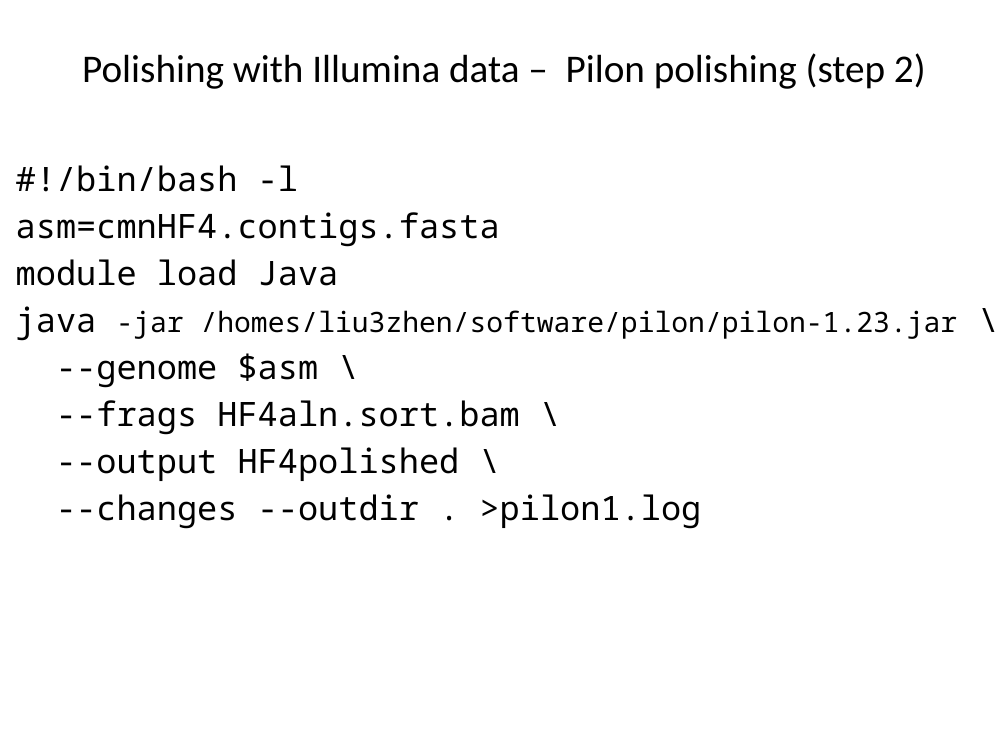
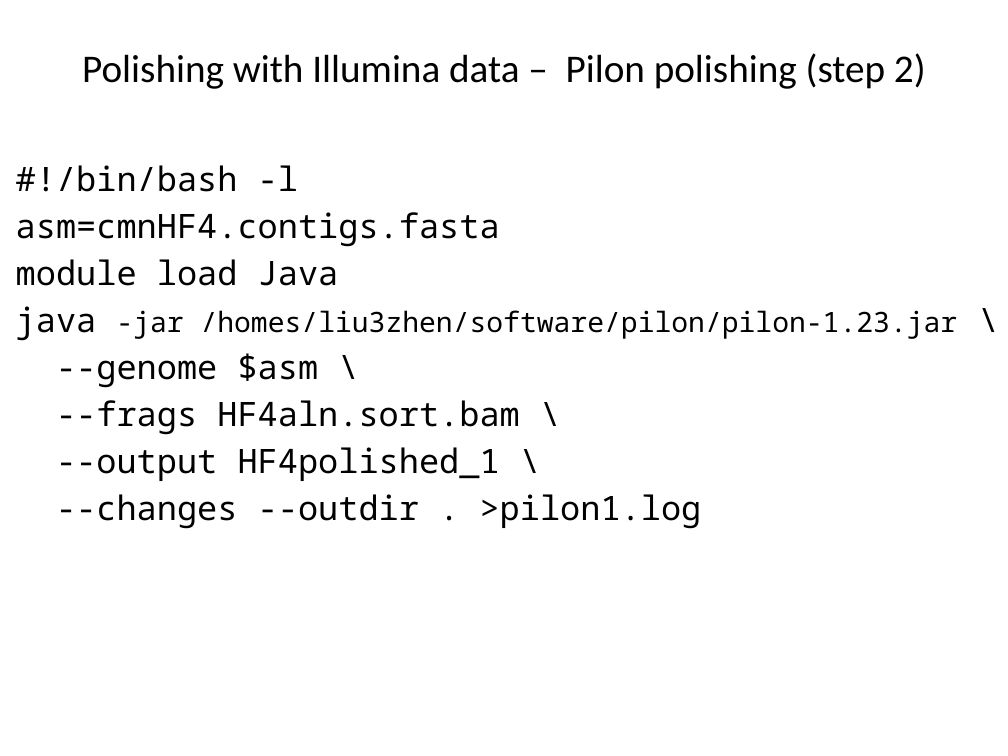
Before and after one commit to liu3zhenlab/teaching, a slide deck: slide 26 of PLPTH813Bioinformatis/2021/labs/lab10_assembly.pptx. Drawn at 1008x756 pixels with LibreOffice and Linux fonts; fonts in the diff are those of the drawing. Boxes give left, top, right and bottom in pixels: in the first picture for what was removed or moved away, otherwise in the second. Text is boxed around its words. In the diff, an @@ line names an element or a change of style, - is before the commit and + after.

```diff
--- a/PLPTH813Bioinformatis/2021/labs/lab10_assembly.pptx
+++ b/PLPTH813Bioinformatis/2021/labs/lab10_assembly.pptx
@@ text at [56, 447, 500, 481]: text changed @@
---output HF4polished \
+--output HF4polished_1 \
```
Also in this commit, not shown: 2 other slides changed.
